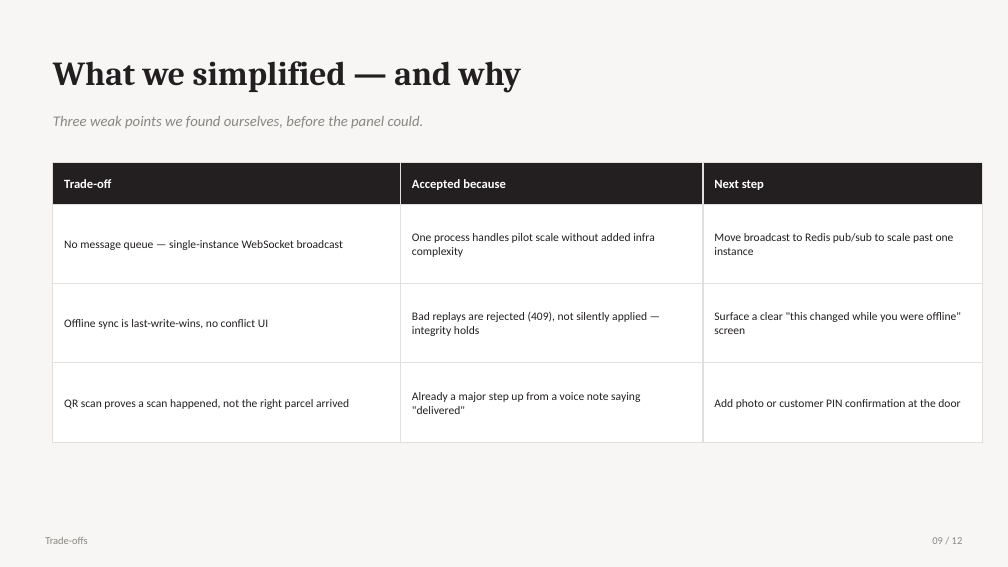
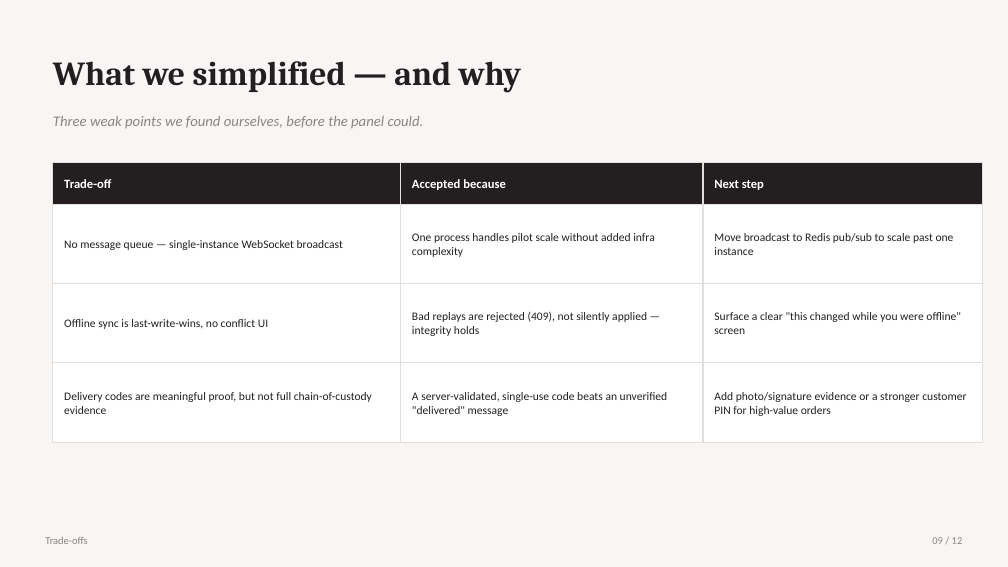
Before and after one commit to dthanji/-Reflex-The-Readiness-Sprint, a slide deck: slide 9 of Reflex_Executive_Deck.pptx. Drawn at 1008x567 pixels with LibreOffice and Linux fonts; fonts in the diff are those of the drawing. Boxes give left, top, right and bottom in pixels: in the first picture for what was removed or moved away, otherwise in the second. Text is boxed around its words. In the diff, an @@ line names an element or a change of style, - is before the commit and + after.

Commit message:
Fix executive deck, a server-crashing bug, and a broken test suite
Deck (Reflex_Executive_Deck.pptx): slides 5, 9, and 11 updated to
describe delivery codes instead of QR-only proof of delivery, matching
the wording already in TRADEOFFS.md. Rendered and visually verified —
no overflow, no formatting breaks.

Critical bug found and fixed while smoke-testing: GET
/api/ratings/rider/:riderId referenced a column (s.delivery_request_id)
that does not exist on the delivery_request_state view, AND had no
try/catch — so the query error did not just fail that one request, it
crashed the entire Node process, taking the server down for every user.
Fixed the query (references a.delivery_request_id, which does exist)
and wrapped the handler in try/catch so a future query error degrades
to a 500 instead of a full outage. Verified live: the exact request
that used to crash the server now returns 200 with correct data, and
the server stays healthy afterward.

Also found (documented, not yet fixed — flagging for visibility given
time constraints): the same missing-try/catch pattern exists on several
other GET routes (assignments.js /riders, deliveries.js /riders and
/:id/history, ratings.js /riders). None confirmed throwing currently,
but the same crash risk exists structurally. Worth a follow-up pass.

Test suite: found and fixed a real syntax error (one extra closing
brace, likely a merge artifact) that meant npm test could not run at
all. Also found the test suite assumed a rider could confirm delivery
immediately after a dispatcher reassignment, skipping the required
PICKED_UP step the reassignment resets to — this was a test bug, not
an app bug, confirmed by manually reproducing the exact sequence
against a live server and checking the database directly at each
step. Fixed the test. Suite went from a syntax error (0 tests could
run) to 25/25 passing.

Also verified during this pass: the CORS same-origin behavior from an
earlier session did not regress in this codebase's version, despite a
different-looking implementation (origin: allowedOrigins array vs. a
custom same-origin-checking function) — same-origin requests are never
subject to CORS in the first place, confirmed by checking actual
Access-Control-Allow-Origin response headers rather than assuming.

```diff
--- a/Reflex_Executive_Deck.pptx
+++ b/Reflex_Executive_Deck.pptx
@@ text at box(64, 392, 372, 414): text changed @@
-QR scan proves a scan happened, not the right parcel arrived
+Delivery codes are meaningful proof, but not full chain-of-custody evidence
@@ text at box(412, 392, 667, 416): text changed @@
-Already a major step up from a voice note saying "delivered"
+A server-validated, single-use code beats an unverified "delivered" message
@@ text at box(714, 392, 966, 416): text changed @@
-Add photo or customer PIN confirmation at the door
+Add photo/signature evidence or a stronger customer PIN for high-value orders
```
Also in this commit, not shown: 2 other slides changed, 2 other files.
